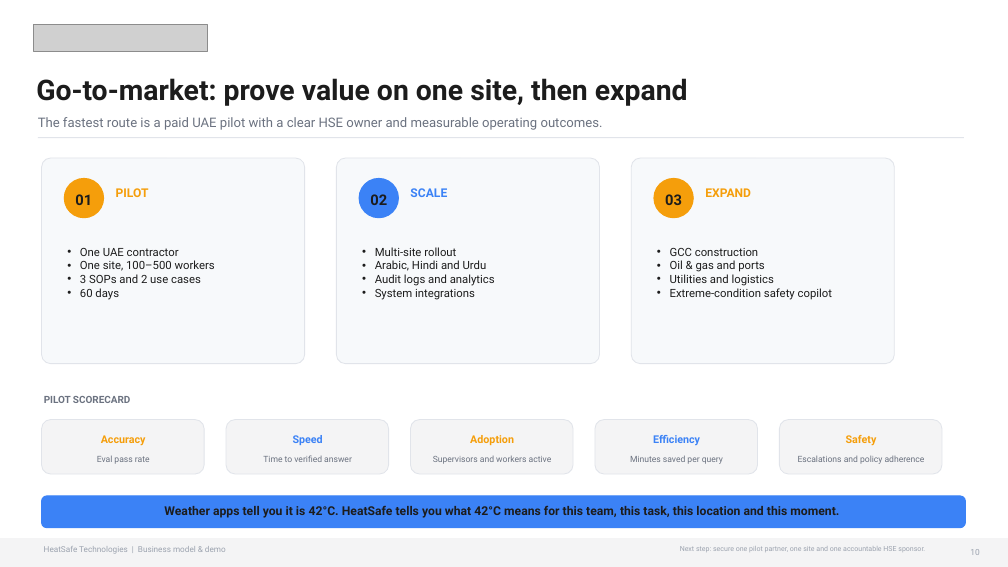
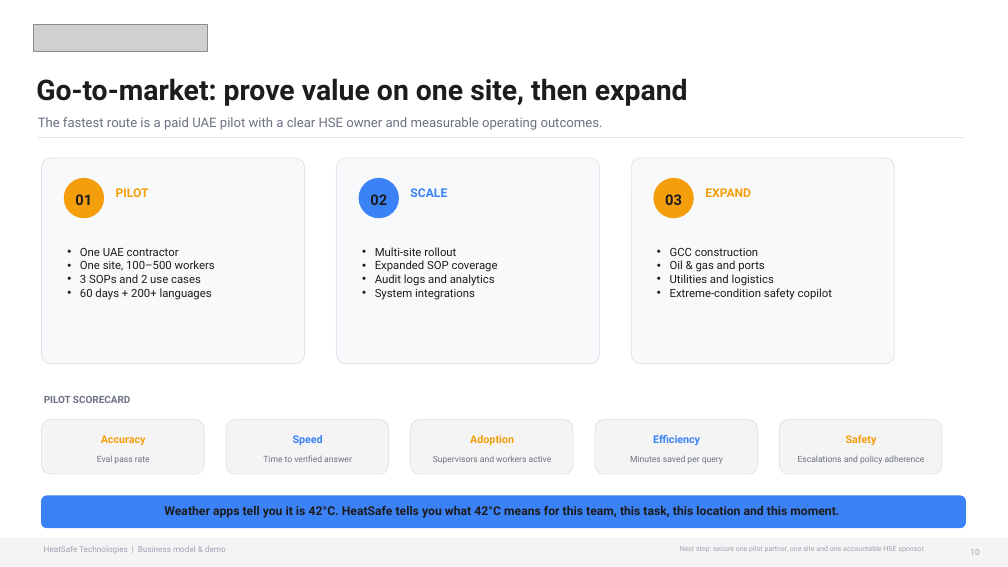
Before and after one commit to ssuvorin/BUILDERS-3, a slide deck: slide 10 of docs/presentation/HeatSafe_Business_Model_Branded.pptx. Drawn at 1008x567 pixels with LibreOffice and Linux fonts; fonts in the diff are those of the drawing; grey boxes stand for pictures. Boxes give left, top, right and bottom in pixels: in the first picture for what was removed or moved away, otherwise in the second. Text is boxed around its words. In the diff, an @@ line names an element or a change of style, - is before the commit and + after.

Commit message:
Correct pilot language availability

```diff
--- a/docs/presentation/HeatSafe_Business_Model_Branded.pptx
+++ b/docs/presentation/HeatSafe_Business_Model_Branded.pptx
@@ text at (x1=375, y1=260, x2=498, y2=272): text changed @@
-• Arabic, Hindi and Urdu
+• Expanded SOP coverage
@@ text at (x1=80, y1=288, x2=212, y2=300): text changed @@
-• 60 days
+• 60 days + 200+ languages
```
Also in this commit, not shown: 2 other slides changed, 1 other file.
